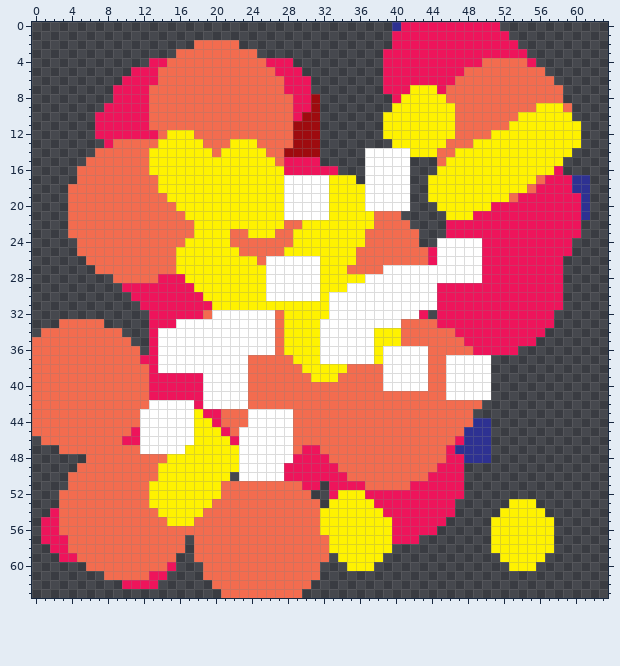
One commit to this pixel-art sprite: sprites/explosion/c3090df5-ae9e-47a3-9a11-9f3c570f7e62.png. Above: the version before the commit.
The file is 64x64 pixels.
The same view after the edit:
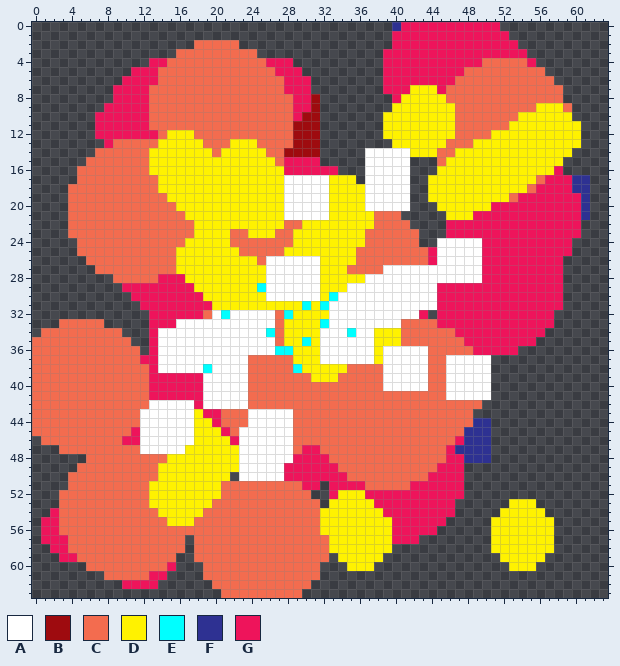
Palette (. is transparent): A #ffffff  B #9e0b0f  C #f36c4f  D #fff200  E #00ffff  F #2e3192  G #ee145b
Diff:
@@ x 17..37 @@
 28 DDDDDDDDDAAAAAADDDDDA
-29 GDDDDDDDDAAAAAADDDAAA
-30 GGDDDDDDDAAAAAADAAAAA
-31 GGGDDDDDDDDDDDDDAAAAA
-32 GGCAAAAAAACDDDDDAAAAA
-33 AAAAAAAAAACDDDDAAAAAA
-34 AAAAAAAAAACDDDDAAAAAA
-35 AAAAAAAAAACDDDDAAAAAA
-36 AAAAAAAAAACDDDDAAAAAA
+29 GDDDDDDDEAAAAAADDDAAA
+30 GGDDDDDDDAAAAAADEAAAA
+31 GGGDDDDDDDDDDEDEAAAAA
+32 GGCAEAAAAACEDDDDAAAAA
+33 AAAAAAAAAACDDDDEAAAAA
+34 AAAAAAAAAECDDDDAAAEAA
+35 AAAAAAAAAACDDEDAAAAAA
+36 AAAAAAAAAAEEDDDAAAAAA
 37 AAAAAAACCCCCDDDAAAAAA
-38 AAAAAAACCCCCCDDDDDCCC
+38 AAEAAAACCCCCEDDDDDCCC
 39 GGAAAAACCCCCCCDDDCCCC
Changed places in both pictures, as pixel boxes (x1, y1, x2, y2):
changed: (221, 283, 356, 373)
changed: (203, 364, 212, 373)
